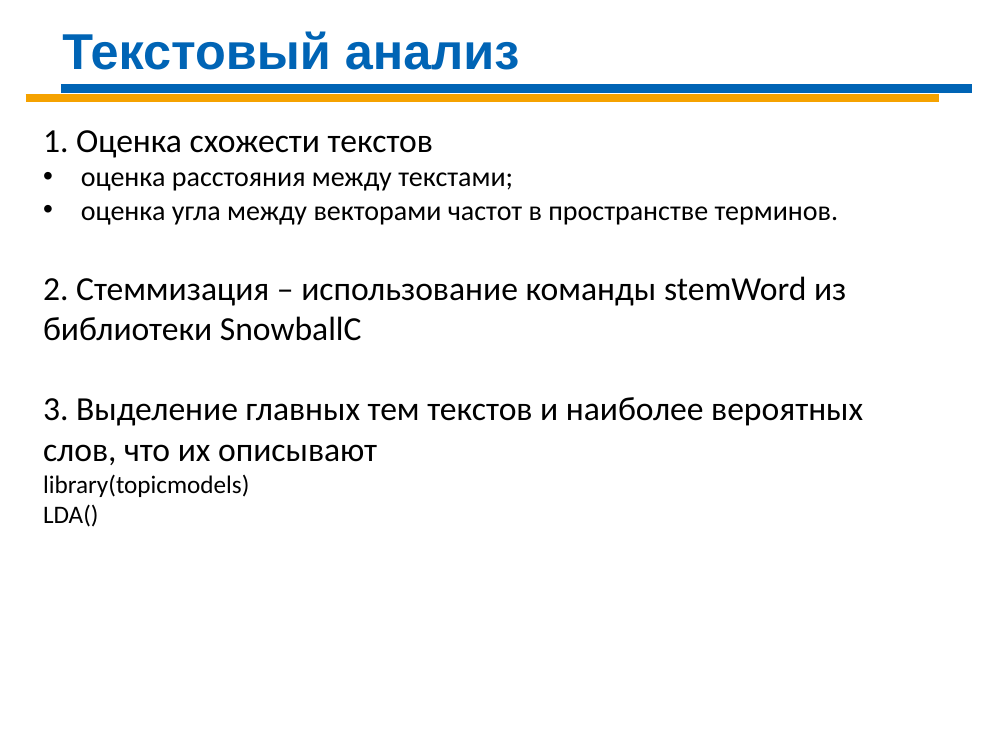
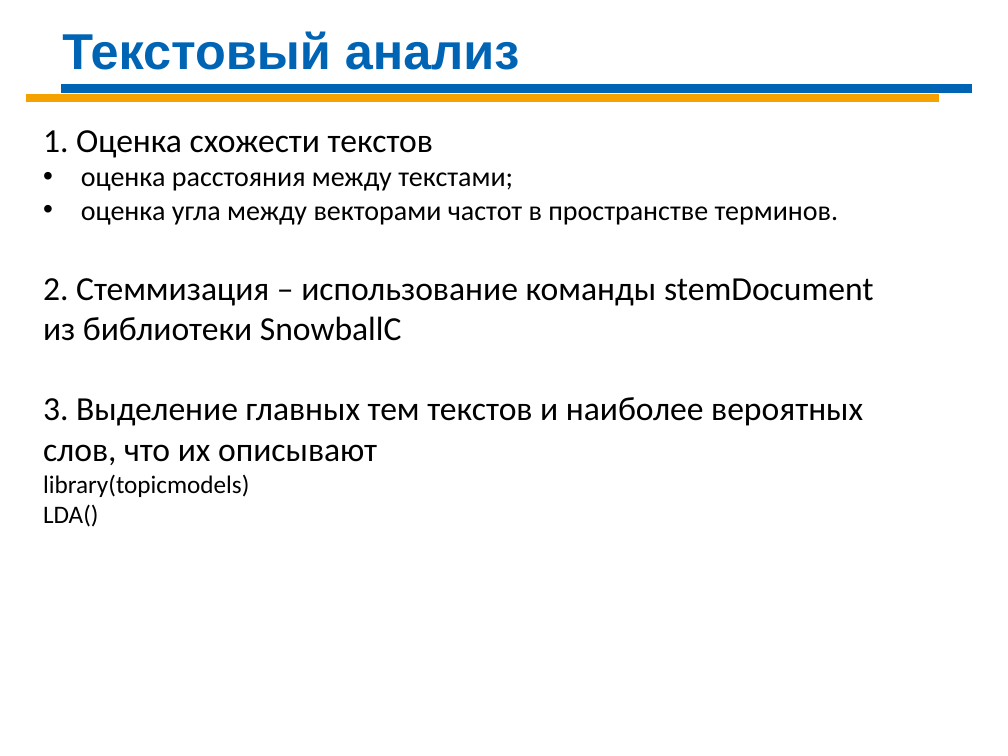
Before and after one commit to Demolis/Infopulse, a slide deck: slide 1 of Tue-Thr/DS-Day-20 R.pptx. Drawn at 1008x756 pixels with LibreOffice and Linux fonts; fonts in the diff are those of the drawing. Boxes give left, top, right and bottom in pixels: in the first picture for what was removed or moved away, otherwise in the second. Text is boxed around its words. In the diff, an @@ line names an element or a change of style, - is before the commit and + after.

```diff
--- a/Tue-Thr/DS-Day-20 R.pptx
+++ b/Tue-Thr/DS-Day-20 R.pptx
@@ text at [43,278,874,341]: text changed @@
-2. Стеммизация – использование команды stemWord из библиотеки SnowballC
+2. Стеммизация – использование команды stemDocument из библиотеки SnowballC
```
Also in this commit, not shown: 1 other file.
